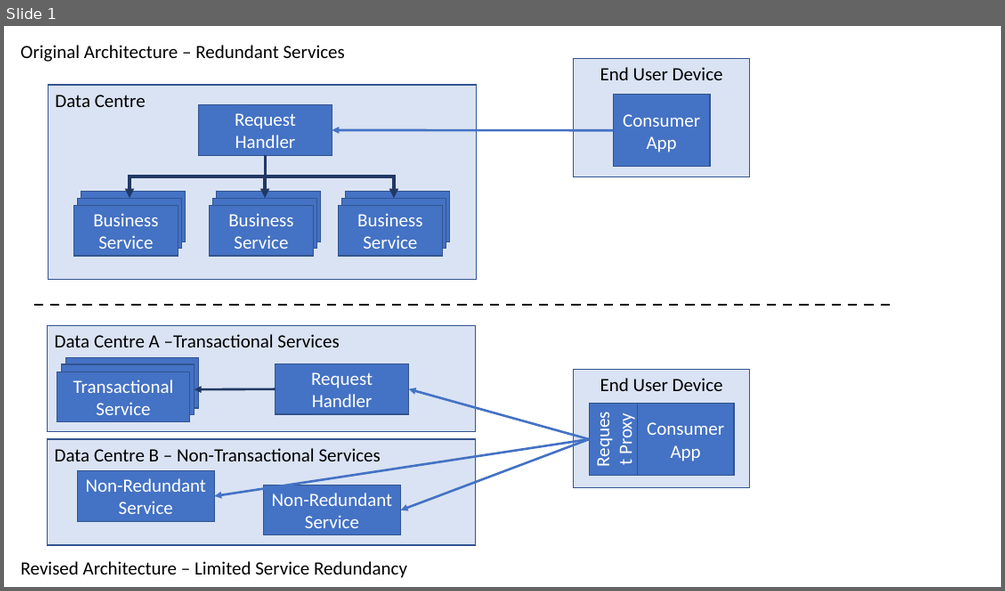
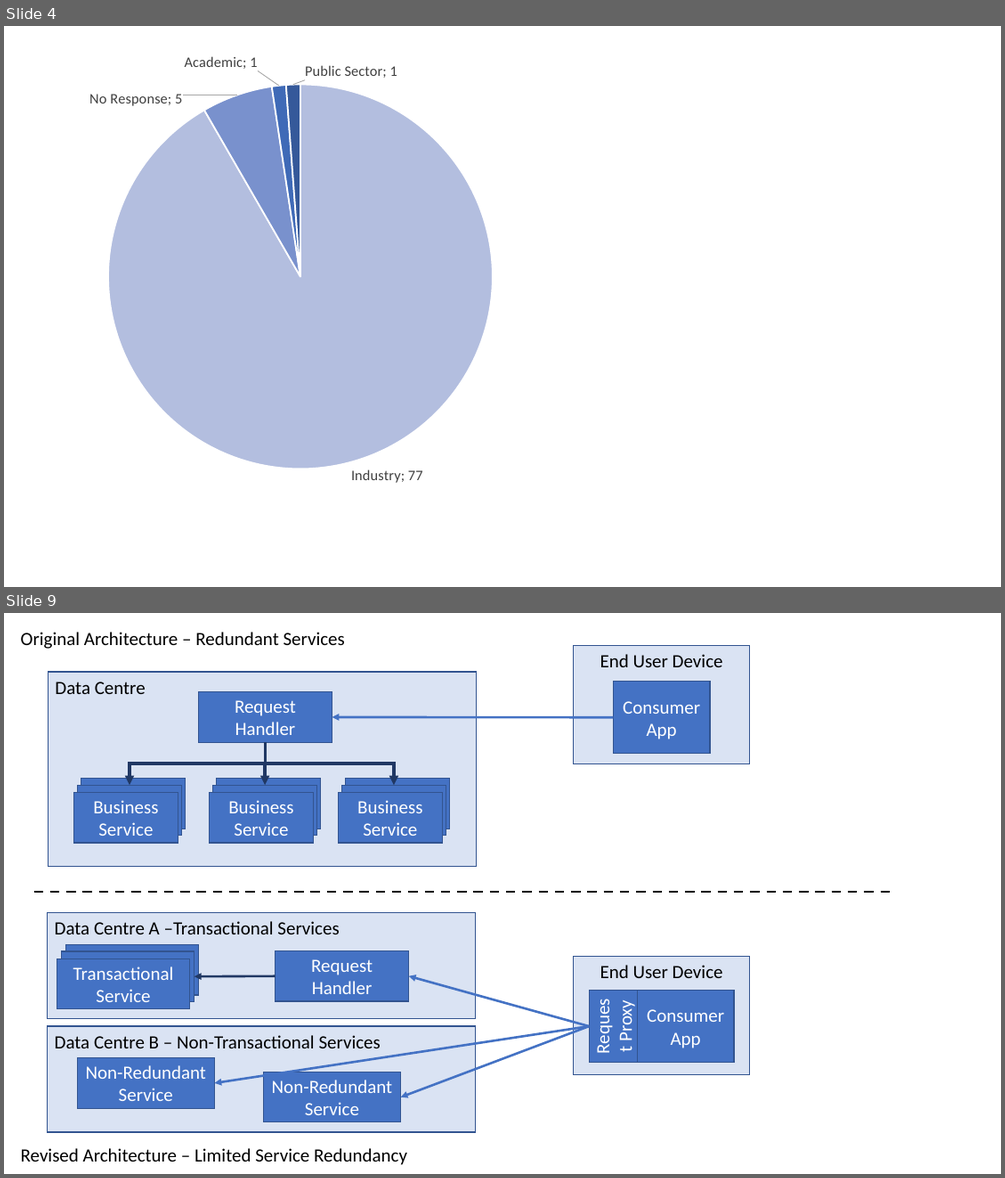
Before and after one commit to eoinwoods/phdthesis, a slide deck: Figures/Figure-Sources.pptx. Shown one above the other, each under a label of ours: slide 1 before the commit, slides 4 and 9 after it; the slides between them are not shown. The pictures are 1005x591 and 1005x1178 pixels, drawn with LibreOffice and Linux fonts; fonts in the diff are those of the drawing. Boxes give left, top, right and bottom in pixels: in the first picture for what was removed or moved away, otherwise in the second. Text is boxed around its words. In the diff, an @@ line names an element or a change of style, - is before the commit and + after.

```diff
--- a/Figures/Figure-Sources.pptx
+++ b/Figures/Figure-Sources.pptx
@@ slide 4 added at bbox=[4, 26, 1001, 587], background #FFFFFF @@
@@ pie chart added at bbox=[34, 52, 539, 498] @@
+categories: Industry, No Response, Academic, Public Sector
+Series 1: 77, 5, 1, 1
@@ what was slide 1 is now slide 9 @@
```
Also in this commit, not shown: 7 other slides added, 10 other files.
